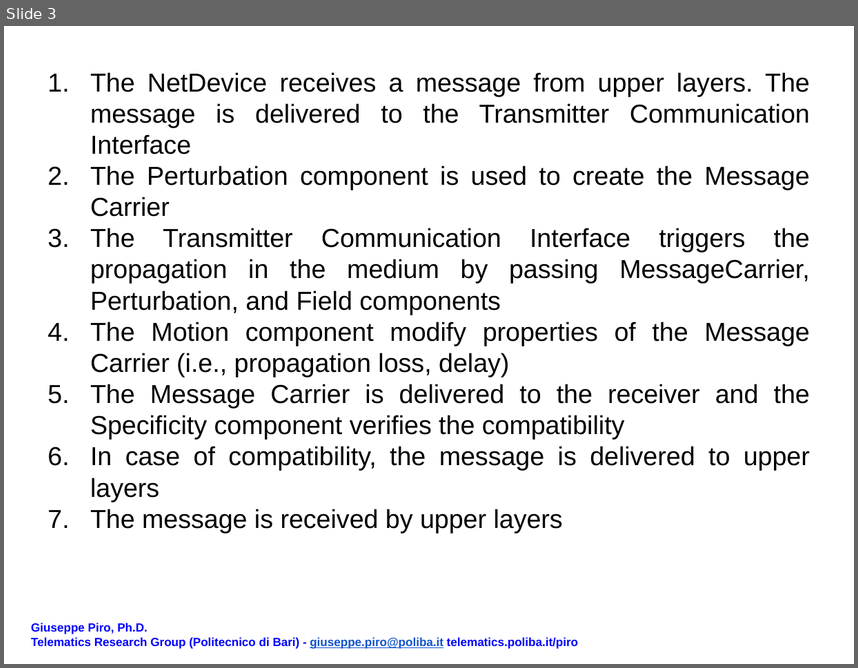
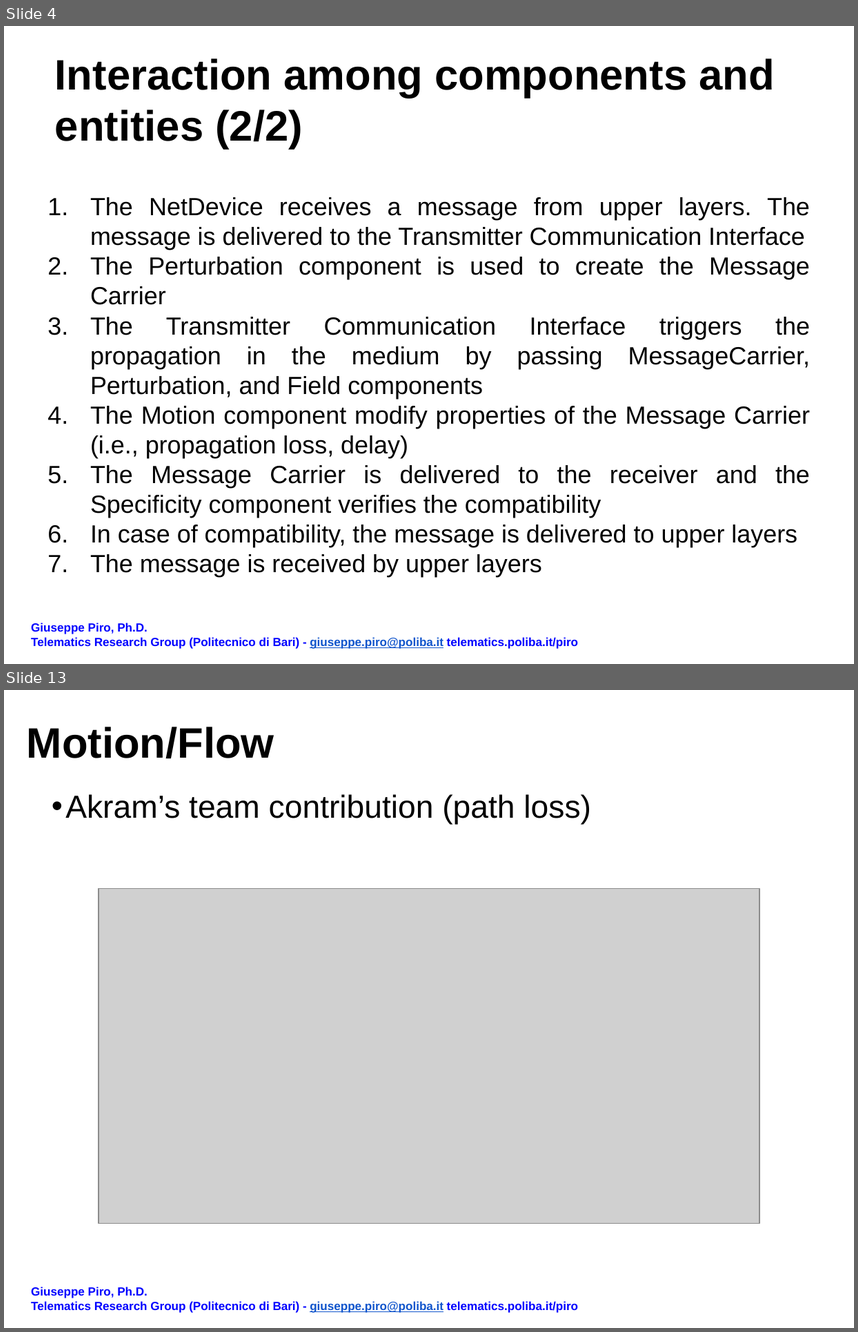
Before and after one commit to EnzoRong1013/ieee-p1906-1-reference-code, a slide deck: docs/mapping_scheme.pptx. Shown one above the other, each under a label of ours: slide 3 before the commit, slides 4 and 13 after it; the slides between them are not shown. The pictures are 858x668 and 858x1332 pixels, drawn with LibreOffice and Linux fonts; fonts in the diff are those of the drawing; grey boxes stand for pictures. Boxes give left, top, right and bottom in pixels: in the first picture for what was removed or moved away, otherwise in the second. Text is boxed around its words. In the diff, an @@ line names an element or a change of style, - is before the commit and + after.

```diff
--- a/docs/mapping_scheme.pptx
+++ b/docs/mapping_scheme.pptx
@@ slide 13 added at [4, 690, 854, 1328], background #FFFFFF @@
@@ title added at [27, 727, 274, 759], 36 pt, text #000000, bold @@
+Motion/Flow
@@ text added at [65, 794, 591, 825], 27 pt, text #000000 @@
+• Akram’s team contribution (path loss)
@@ picture added at [99, 888, 760, 1223] @@
@@ text added at [31, 1286, 578, 1312], 10 pt, text #0000FF, bold @@
+Giuseppe Piro, Ph.D.
+Telematics Research Group (Politecnico di Bari) - giuseppe.piro@poliba.it telematics.poliba.it/piro
@@ what was slide 3 is now slide 4 @@
@@ slide 4 changed as well @@
@@ title added at [55, 58, 774, 149], 36 pt, text #000000, bold @@
+Interaction among components and entities (2/2)
@@ text "The NetDevice receives a message ...": place and size @@
-text "The NetDevice receives a message ..." at [90, 72, 810, 532]
+text "The NetDevice receives a message ..." at [90, 197, 811, 577]
@@ text "The NetDevice receives a message ..." at [90, 197, 811, 577]: size 22 to 21 pt @@
```
Also in this commit, not shown: 2 other slides changed, 18 other slides added.
